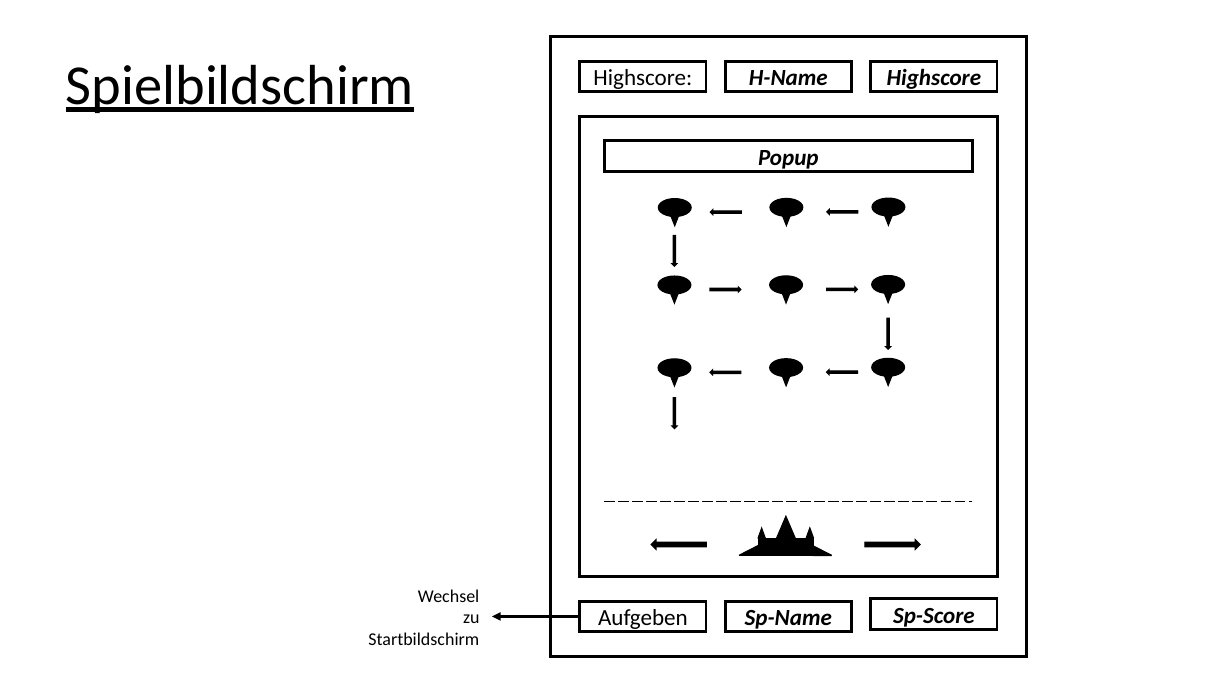
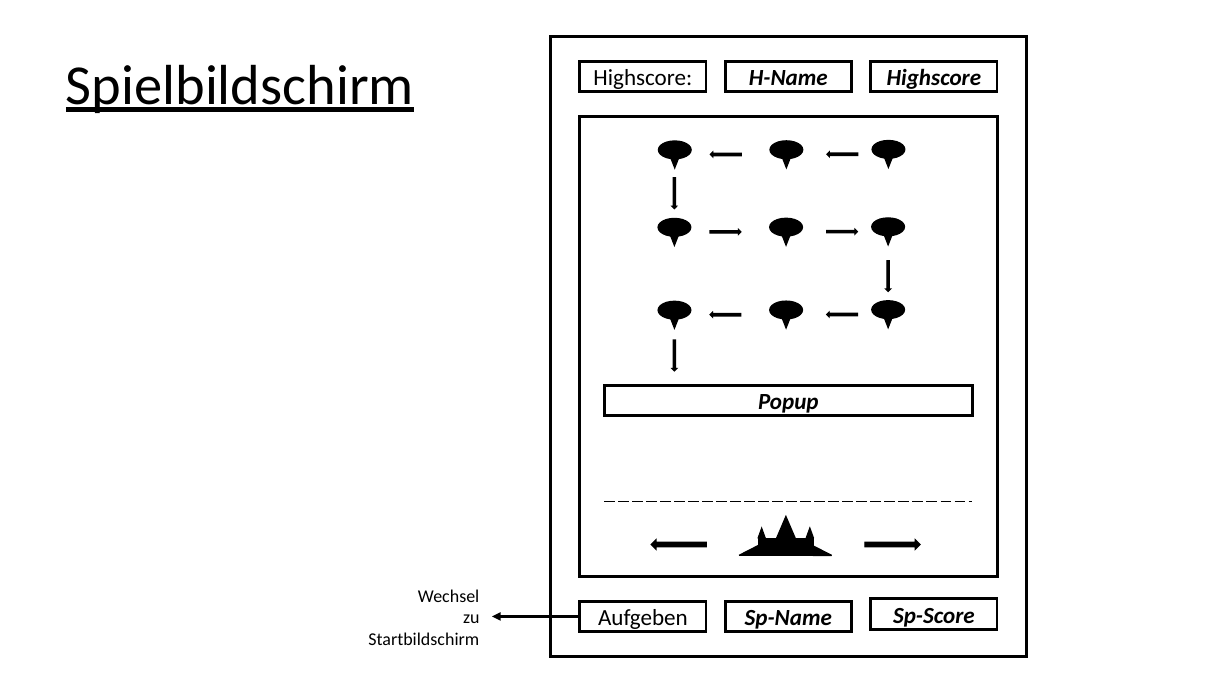
Before and after one commit to biggeR-data/Invading-Space, a slide deck: slide 3 of Mockup-GUI-Space-Invaders-final.pptx. Drawn at 1232x693 pixels with LibreOffice and Linux fonts; fonts in the diff are those of the drawing. Boxes give left, top, right and bottom in pixels: in the first picture for what was removed or moved away, otherwise in the second. Text is boxed around its words. In the diff, an @@ line names an element or a change of style, - is before the commit and + after.

```diff
--- a/Mockup-GUI-Space-Invaders-final.pptx
+++ b/Mockup-GUI-Space-Invaders-final.pptx
@@ 9 left arrows, 8 ellipses, 6 triangles: place and size @@
-9 left arrows, 8 ellipses, 6 triangles at (658,198,905,429)
+9 left arrows, 8 ellipses, 6 triangles at (658,140,905,371)
@@ 3 triangles, 1 ellipse: place and size @@
-3 triangles, 1 ellipse at (668,208,905,385)
+3 triangles, 1 ellipse at (668,151,905,328)
@@ rectangle "Popup": place and size @@
-rectangle "Popup" at (604,141,972,172)
+rectangle "Popup" at (604,385,972,416)
```
Also in this commit, not shown: 1 other slide changed.
